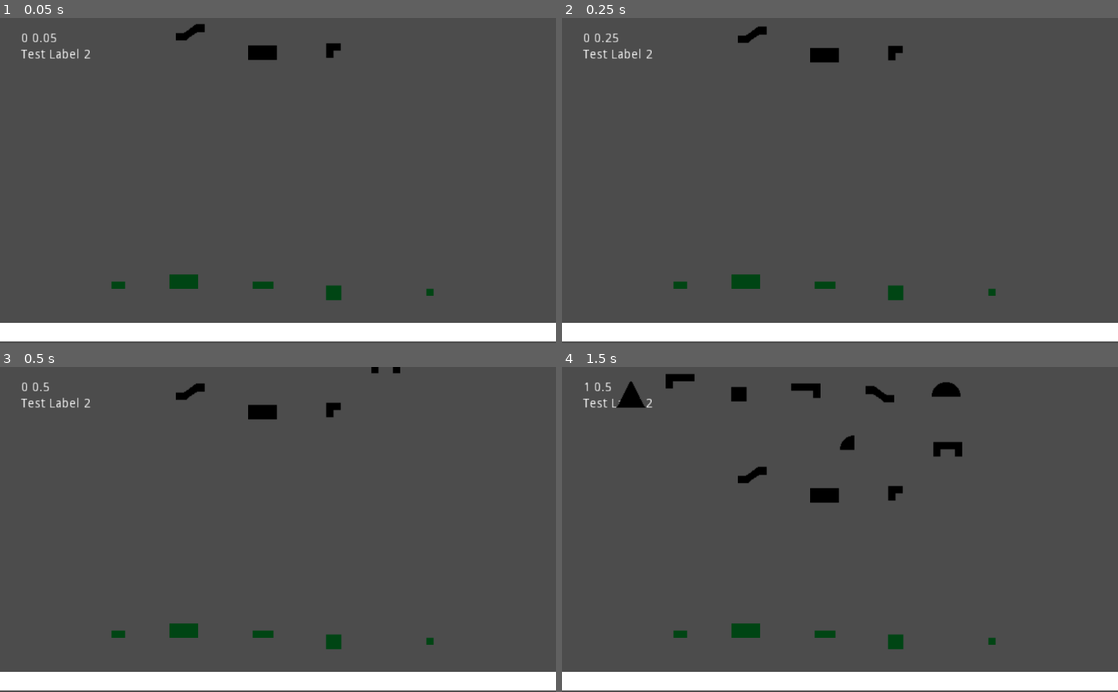
Above: before the commit, frames 1-4 (two rows, left to right).
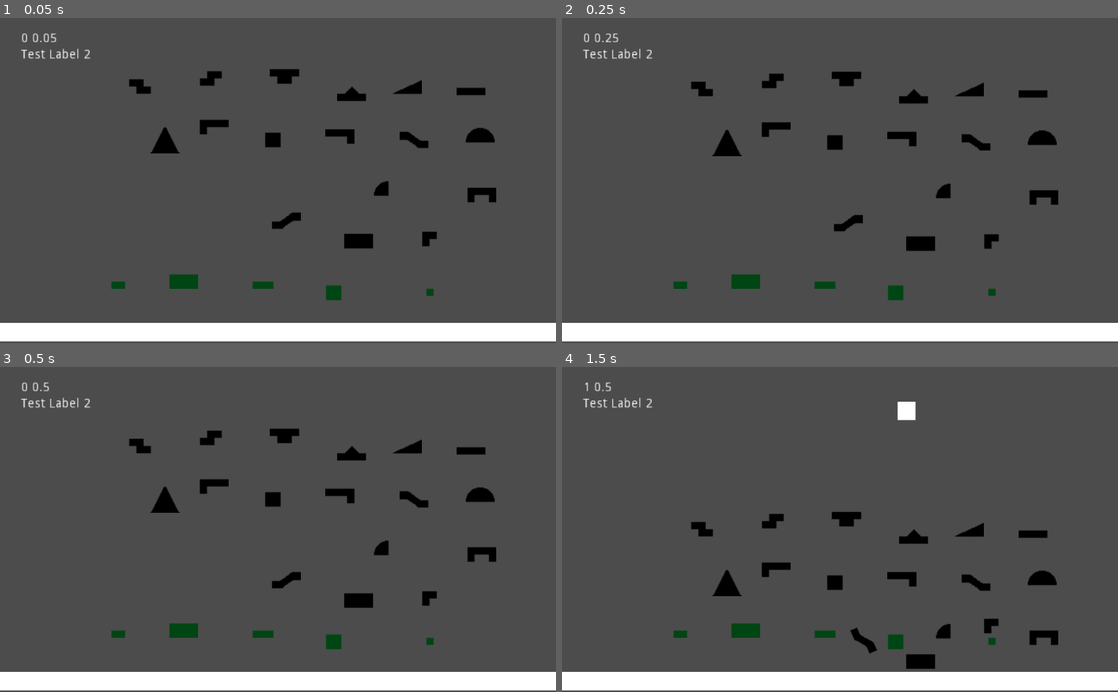
Above: after the commit, the same moments.

Repository: ajahar/FGJ_2020
Game: Godot game, scene res://Scenes/Antti.tscn
Two runs of this game, one before a commit and one after it. Both use one fixed random seed, a clock stepped at 60 frames per second and the inputs below. This scene is started directly instead of the project's main scene.
Inputs:
- Up to frame 1 (0.05 s): no input
- Up to frame 2 (0.25 s): no input
- Up to frame 3 (0.5 s): no input
- Up to frame 4 (1.5 s): hold Right (ui_right) 0.53-1.28 s; hold Left (ui_left) from 1.28 s (still down)

The runs differ from the first frame. In frame 1, 3.0% of the frame differs, in the area x 23-90%, y 1-71%; in frame 2, 3.0%; in frame 3, 3.1%; in frame 4, 4.5%, in the area x 9-90%, y 2-93%.

Commit message:
Create BlockSpawner for dropping pieces

Diff:
--- a/Blocks/ControllableBlock.gd
+++ b/Blocks/ControllableBlock.gd
@@ -1,9 +1,10 @@
 extends RigidBody2D
 
+export var controllable = true
 export var speed = 3  # How fast the player will move (pixels/sec).
 var screen_size  # Size of the game window.
 
-var controllable = true
+
 
 func _ready():
 	screen_size = get_viewport_rect().size
--- a/Blocks/ControllableBlock.tscn
+++ b/Blocks/ControllableBlock.tscn
@@ -14,7 +14,6 @@
 
 [node name="ControllableBlock" type="RigidBody2D"]
 material = SubResource( 1 )
-position = Vector2( 430.303, 58.8605 )
 physics_material_override = SubResource( 2 )
 contacts_reported = 1
 contact_monitor = true
--- a/Menu.tscn
+++ b/Menu.tscn
@@ -10,21 +10,33 @@
 "_edit_use_anchors_": false
 }
 
-[node name="RichTextLabel" type="RichTextLabel" parent="."]
-margin_left = 347.618
-margin_top = 95.6534
-margin_right = 447.618
-margin_bottom = 125.653
-rect_scale = Vector2( 4.11133, 3.30955 )
-text = "Overpass"
+[node name="Title" type="RichTextLabel" parent="."]
+margin_left = 279.197
+margin_top = 37.7586
+margin_right = 429.197
+margin_bottom = 67.7586
+rect_scale = Vector2( 4, 4 )
+text = "Broken Overpass"
 
-[node name="Button" type="Button" parent="."]
-margin_left = 474.684
-margin_top = 283.241
-margin_right = 538.684
-margin_bottom = 303.241
+[node name="Instructions" type="RichTextLabel" parent="."]
+margin_left = 424.0
+margin_top = 216.0
+margin_right = 824.0
+margin_bottom = 316.0
+text = "Move blocks
+?
+Profit!"
+__meta__ = {
+"_edit_use_anchors_": false
+}
+
+[node name="StartButton" type="Button" parent="."]
+margin_left = 448.0
+margin_top = 448.0
+margin_right = 512.0
+margin_bottom = 468.0
 text = "Pelaa :D"
 __meta__ = {
 "_edit_use_anchors_": false
 }
-[connection signal="button_up" from="Button" to="." method="_on_Button_button_up"]
+[connection signal="button_up" from="StartButton" to="." method="_on_Button_button_up"]
--- a/Play.tscn
+++ b/Play.tscn
@@ -1,6 +1,6 @@
 [gd_scene load_steps=9 format=2]
 
-[ext_resource path="res://Blocks/ControllableBlock.tscn" type="PackedScene" id=1]
+[ext_resource path="res://Systems/BlockSpawner.tscn" type="PackedScene" id=1]
 [ext_resource path="res://Systems/GUI.tscn" type="PackedScene" id=2]
 [ext_resource path="res://Blocks/Block_L_Left.tscn" type="PackedScene" id=3]
 [ext_resource path="res://Ground/Ground_1_1.tscn" type="PackedScene" id=4]
@@ -19,6 +19,9 @@
 margin_right = 117.0
 margin_bottom = 72.0
 
+[node name="BlockSpawner" parent="." instance=ExtResource( 1 )]
+position = Vector2( 478.818, -57.7037 )
+
 [node name="StaticBody2D" type="StaticBody2D" parent="."]
 position = Vector2( 519, 542 )
 
@@ -34,9 +37,6 @@
 [node name="Block_L_Left" parent="." instance=ExtResource( 3 )]
 position = Vector2( 498, 51 )
 
-[node name="ControllableBlock" parent="." instance=ExtResource( 1 )]
-position = Vector2( 433.303, 41.8605 )
-
 [node name="Ground_1_2" parent="." instance=ExtResource( 5 )]
 position = Vector2( 385, 294 )
 
--- a/Scenes/Antti.tscn
+++ b/Scenes/Antti.tscn
@@ -1,6 +1,6 @@
 [gd_scene load_steps=27 format=2]
 
-[ext_resource path="res://Blocks/ControllableBlock.tscn" type="PackedScene" id=1]
+[ext_resource path="res://Systems/BlockSpawner.tscn" type="PackedScene" id=1]
 [ext_resource path="res://Systems/GUI.tscn" type="PackedScene" id=2]
 [ext_resource path="res://Blocks/Block_C.tscn" type="PackedScene" id=3]
 [ext_resource path="res://Blocks/Block_2_4.tscn" type="PackedScene" id=4]
@@ -47,7 +47,7 @@
 mesh = SubResource( 2 )
 
 [node name="Blocks" type="Node2D" parent="."]
-position = Vector2( 224, -80 )
+position = Vector2( 330.138, 128.777 )
 
 [node name="Block_2_2" parent="Blocks" instance=ExtResource( 7 )]
 position = Vector2( -32.2404, 11.2715 )
@@ -115,10 +115,10 @@
 [node name="Ground_2_3" parent="." instance=ExtResource( 24 )]
 position = Vector2( 200, 288 )
 
-[node name="ControllableBlock" parent="." instance=ExtResource( 1 )]
-position = Vector2( 240, -192 )
-
 [node name="Camera2D" type="Camera2D" parent="."]
 position = Vector2( 304, 184 )
 current = true
 zoom = Vector2( 0.6, 0.6 )
+
+[node name="BlockSpawner" parent="." instance=ExtResource( 1 )]
+position = Vector2( 306.751, -51.3195 )
--- /dev/null
+++ b/Systems/BlockSpawner.gd
@@ -0,0 +1,20 @@
+extends Node2D
+
+export (PackedScene) var Block
+# Declare member variables here. Examples:
+# var a = 2
+# var b = "text"
+
+
+# Called when the node enters the scene tree for the first time.
+func _ready():
+	spawn_block()
+
+
+# Called every frame. 'delta' is the elapsed time since the previous frame.
+#func _process(delta):
+#	pass
+
+func spawn_block():
+	var block = Block.instance()
+	add_child(block)
--- /dev/null
+++ b/Systems/BlockSpawner.tscn
@@ -0,0 +1,8 @@
+[gd_scene load_steps=3 format=2]
+
+[ext_resource path="res://Blocks/ControllableBlock.tscn" type="PackedScene" id=1]
+[ext_resource path="res://Systems/BlockSpawner.gd" type="Script" id=2]
+
+[node name="BlockSpawner" type="Node2D"]
+script = ExtResource( 2 )
+Block = ExtResource( 1 )
--- a/project.godot
+++ b/project.godot
@@ -15,7 +15,7 @@
 
 [application]
 
-config/name="Overpass - FGJ 2020"
+config/name="Broken Overpass - FGJ 2020"
 config/description="A game about repairing a bridge. Global Game Jam 2020 entry."
 run/main_scene="res://Play.tscn"
 config/icon="res://icon.png"
